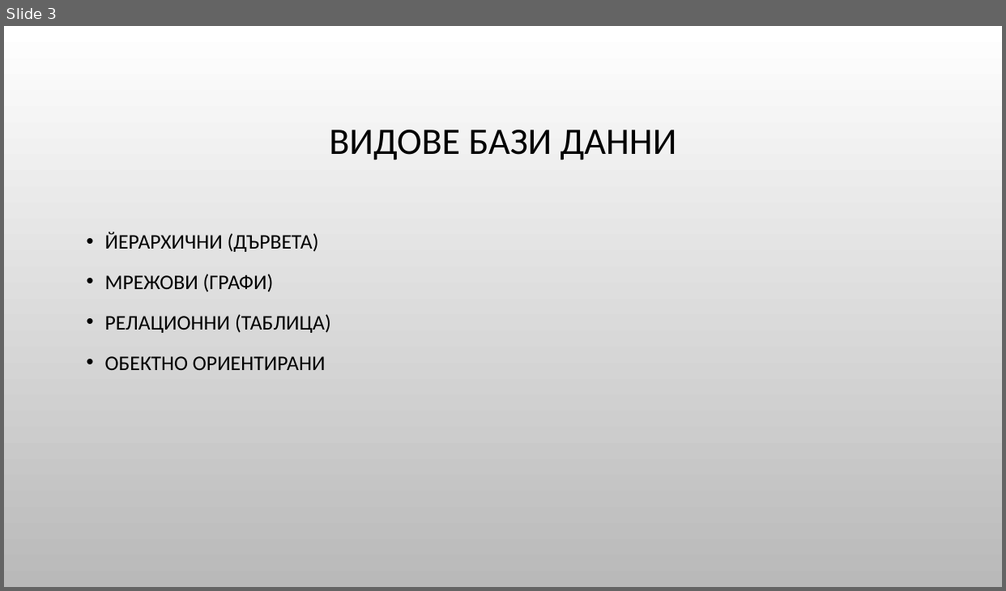
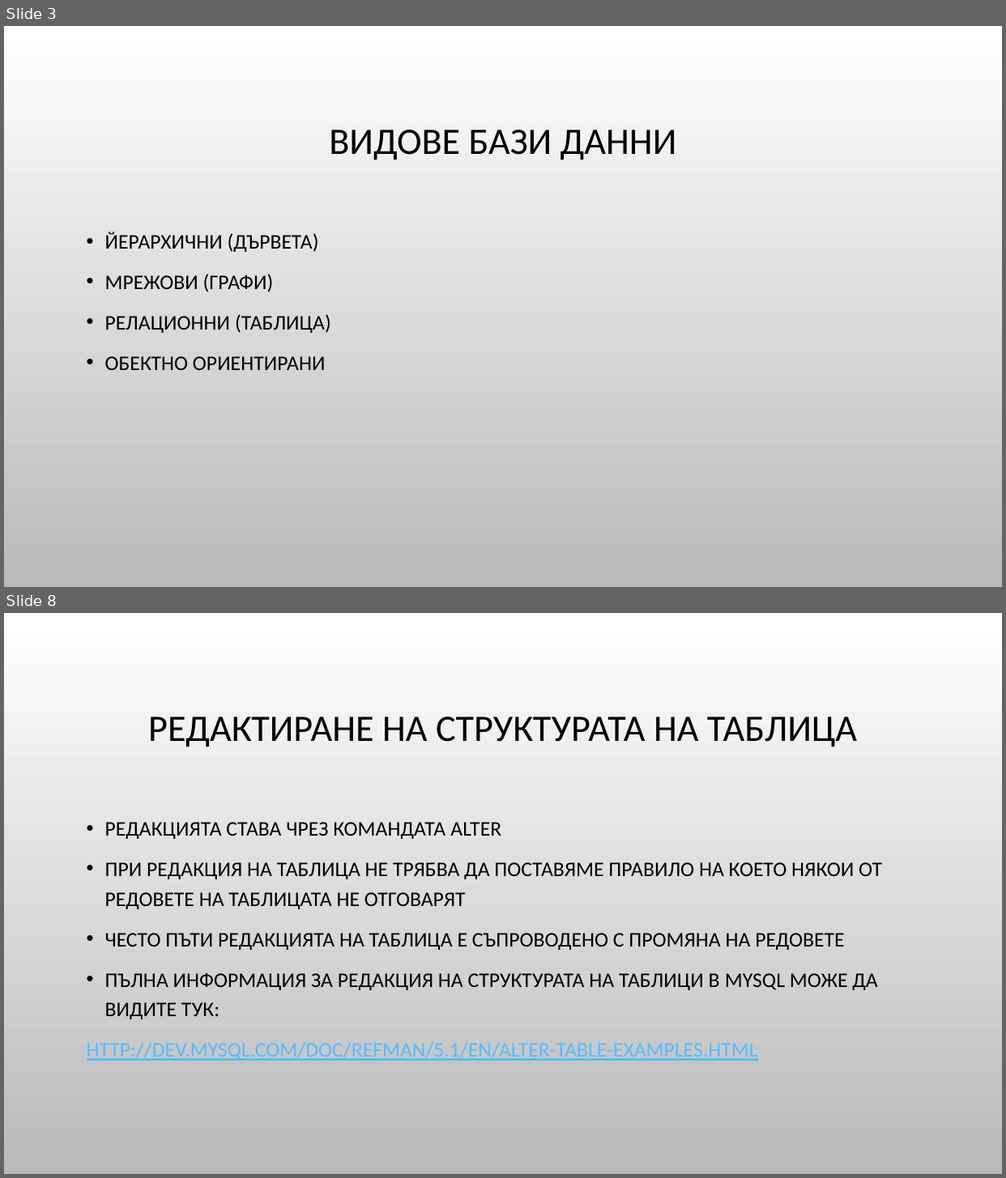
Before and after one commit to Bilyukov/php-mysql-course, a slide deck: 09.introduction-to-mysql.pptx. Shown one above the other, each under a label of ours: slide 3 before the commit, slides 3 and 8 after it; the slides between them are not shown. The pictures are 1006x591 and 1006x1178 pixels, drawn with LibreOffice and Linux fonts; fonts in the diff are those of the drawing; background and template pictures are left out. Boxes give left, top, right and bottom in pixels: in the first picture for what was removed or moved away, otherwise in the second. Text is boxed around its words. In the diff, an @@ line names an element or a change of style, - is before the commit and + after.

Commit message:
Added MySQL Lection and examples

```diff
--- a/09.introduction-to-mysql.pptx
+++ b/09.introduction-to-mysql.pptx
@@ slide 8 added at (x1=4, y1=613, x2=1002, y2=1174), background picture (left out) @@
@@ title added at (x1=148, y1=717, x2=857, y2=747), 36 pt, text #000000 @@
+РЕДАКТИРАНЕ НА СТРУКТУРАТА НА ТАБЛИЦА
@@ text added at (x1=87, y1=822, x2=882, y2=1061), 20 pt, text #000000 @@
+• РЕДАКЦИЯТА СТАВА ЧРЕЗ КОМАНДАТА ALTER
+• ПРИ РЕДАКЦИЯ НА ТАБЛИЦА НЕ ТРЯБВА ДА ПОСТАВЯМЕ ПРАВИЛО НА КОЕТО НЯКОИ ОТ РЕДОВЕТЕ НА ТАБЛИЦАТА НЕ ОТГОВАРЯТ
+• ЧЕСТО ПЪТИ РЕДАКЦИЯТА НА ТАБЛИЦА Е СЪПРОВОДЕНО С ПРОМЯНА НА РЕДОВЕТЕ
+• ПЪЛНА ИНФОРМАЦИЯ ЗА РЕДАКЦИЯ НА СТРУКТУРАТА НА ТАБЛИЦИ В MYSQL МОЖЕ ДА ВИДИТЕ ТУК:
+HTTP://DEV.MYSQL.COM/DOC/REFMAN/5.1/EN/ALTER-TABLE-EXAMPLES.HTML
```
Also in this commit, not shown: 19 other slides added, 9 other files.
